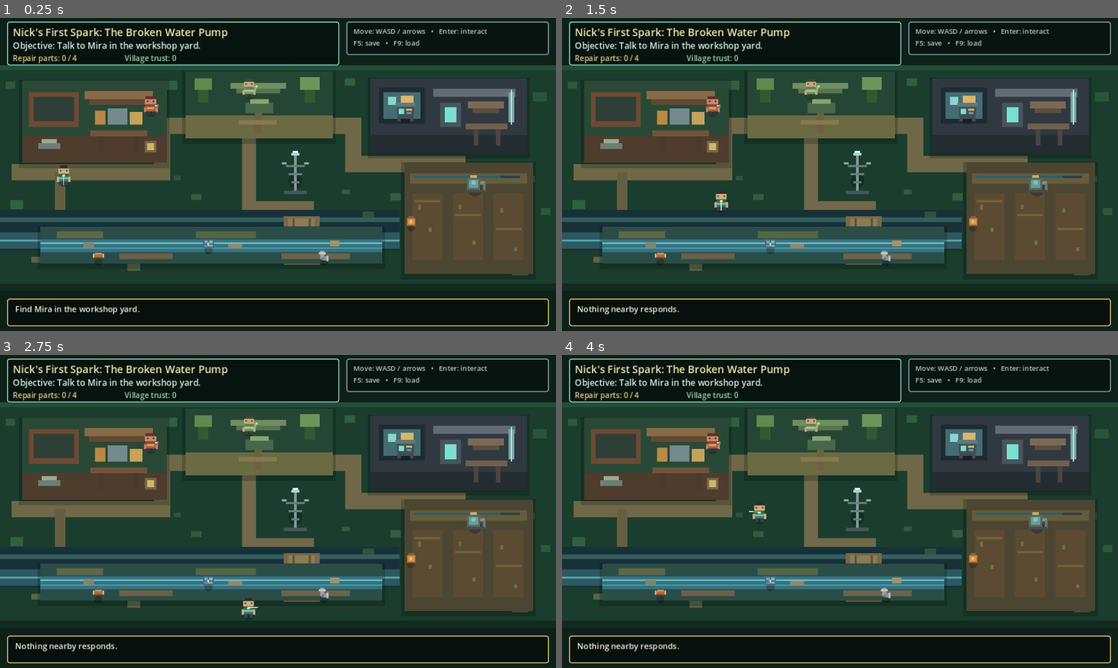
Above: before the commit, frames 1-4 (two rows, left to right).
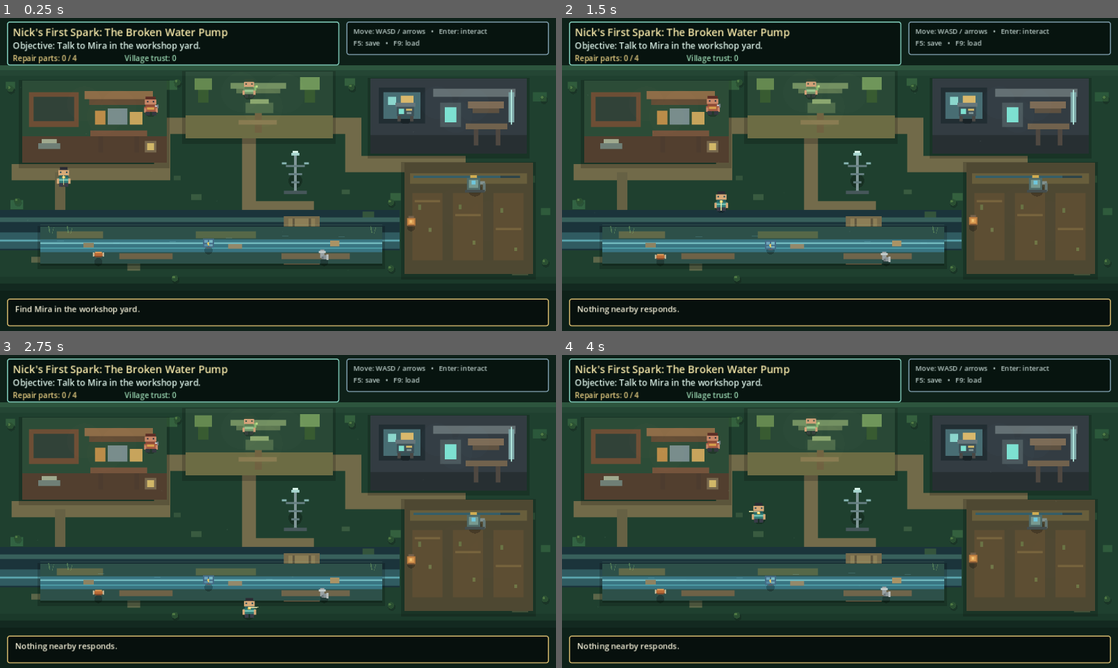
Above: after the commit, the same moments.

Repository: ndrorchestration/nick-luminous-valley
Game: Godot game, scene res://scenes/world/main.tscn
The game is run twice, just before and just after one commit, with the same random seed, the same clock (stepped at 60 frames per second) and the same inputs.
Inputs:
- Up to frame 1 (0.25 s): no input
- Up to frame 2 (1.5 s): tap Enter at 0.5, 0.6, 1.35 s; hold Right (ui_right) 0.53-1.28 s; tap Space at 0.77 s; hold Down (ui_down) from 1.28 s (still down)
- Up to frame 3 (2.75 s): tap Space at 1.52 s; release Down (ui_down) at 2.03 s; hold Right (ui_right) from 2.03 s (still down); tap Enter at 2.1 s
- Up to frame 4 (4 s): release Right (ui_right) at 2.78 s; hold Up (ui_up) 2.78-3.53 s; tap Enter at 2.85, 3.6 s; tap Space at 3.02, 3.77 s; hold Left (ui_left) from 3.53 s (still down)

The runs differ from the first frame. In frame 1, 0.4% of the frame differs, in the area x 1-98%, y 19-84%; in frame 2, 0.4%; in frame 3, 0.3%; in frame 4, 0.4%.

Commit message:
Add field motion, atmosphere, and lighting depth pass
Merge machine-verified motion, atmosphere, and lighting/environmental-depth v2 while preserving the separate human visual/play acceptance gate.

Diff:
--- a/scripts/world/world_renderer.gd
+++ b/scripts/world/world_renderer.gd
@@ -2,6 +2,8 @@
 
 const ASSET_MANIFEST_PATH := "res://data/visual_assets.json"
 const ASSET_CATALOG = preload("res://scripts/world/asset_catalog.gd")
+const MOTION_PROFILE_VERSION := 1
+const PRESENTATION_PROFILE_VERSION := 2
 
 var points: Array = []
 var inventory: Dictionary = {}
@@ -12,6 +14,7 @@
 var elapsed := 0.0
 var nearest_id := ""
 
+var motion_enabled := true
 var asset_manifest: Dictionary = {}
 var asset_textures: Dictionary = {}
 
@@ -55,12 +58,31 @@
 func _slot_texture(slot_id: String) -> Texture2D:
 	return asset_textures.get(slot_id, null)
 
-func _draw_slot(slot_id: String, center: Vector2, fallback_size: Vector2) -> bool:
+func _motion_phase(slot_id: String) -> float:
+	return deg_to_rad(float(abs(slot_id.hash()) % 360))
+
+func _motion_offset(slot_id: String, source_facing: Vector2, time_value: float) -> Vector2:
+	if not motion_enabled:
+		return Vector2.ZERO
+
+	var phase := _motion_phase(slot_id)
+	if slot_id == "player":
+		var direction := source_facing.normalized() if source_facing.length() > 0.001 else Vector2.DOWN
+		return direction * 1.5 + Vector2(0, sin(time_value * 8.0) * 1.4)
+	if slot_id in ["mira", "sora"]:
+		return Vector2(0, sin(time_value * 2.4 + phase) * 0.8)
+	if slot_id in ["wire", "solar", "pipe", "resin"]:
+		return Vector2(0, sin(time_value * 3.3 + phase) * 2.2)
+	if slot_id == "tower" and stage >= 5:
+		return Vector2(0, sin(time_value * 4.0) * 0.7)
+	return Vector2.ZERO
+
+func _draw_slot(slot_id: String, center: Vector2, fallback_size: Vector2, offset := Vector2.ZERO) -> bool:
 	var texture := _slot_texture(slot_id)
 	if texture == null:
 		return false
 	var size := ASSET_CATALOG.size_from_entry(_slot_entry(slot_id), fallback_size)
-	var rect := Rect2(center - size * 0.5, size)
+	var rect := Rect2(center + offset - size * 0.5, size)
 	draw_texture_rect(texture, rect, false)
 	return true
 
@@ -87,6 +109,73 @@
 
 func _draw_entity_shadow(pos: Vector2, radius: float) -> void:
 	draw_circle(pos + Vector2(0, 11), radius, Color(0, 0, 0, 0.24))
+
+func _draw_environment_depth() -> void:
+	# A deliberately shallow 2D lighting/dressing layer: enough to break up flat fields
+	# without changing collision, quest state, authored asset slots, or interaction geometry.
+	draw_rect(Rect2(0, 82, 960, 388), Color(0.96, 0.84, 0.56, 0.018), true)
+	draw_rect(Rect2(0, 82, 960, 18), Color(0.72, 0.92, 0.74, 0.035), true)
+	draw_rect(Rect2(0, 446, 960, 24), Color(0.0, 0.0, 0.0, 0.10), true)
+
+	# Localized dapple patches give each authored space a material identity without
+	# reading as a single geometric light disk in the fixed 960x540 composition.
+	for light_pos in [Vector2(146, 148), Vector2(180, 170), Vector2(205, 154)]:
+		draw_circle(light_pos, 30.0, Color(1.0, 0.72, 0.38, 0.012))
+	for light_pos in [Vector2(416, 128), Vector2(454, 154), Vector2(492, 130)]:
+		draw_circle(light_pos, 34.0, Color(0.84, 0.94, 0.58, 0.014))
+	for light_pos in [Vector2(754, 146), Vector2(787, 170), Vector2(817, 150)]:
+		draw_circle(light_pos, 28.0, Color(0.50, 0.90, 0.92, 0.013))
+	if world_changed:
+		for light_pos in [Vector2(786, 322), Vector2(824, 354), Vector2(862, 330)]:
+			draw_circle(light_pos, 38.0, Color(0.68, 1.0, 0.58, 0.018))
+	else:
+		for light_pos in [Vector2(792, 326), Vector2(842, 350)]:
+			draw_circle(light_pos, 34.0, Color(0.55, 0.45, 0.28, 0.010))
+
+	# Creek banks and small reeds create depth cues without adding collision.
+	draw_line(Vector2(70, 357), Vector2(660, 357), Color(0.58, 0.78, 0.60, 0.16), 2.0)
+	draw_line(Vector2(70, 426), Vector2(660, 426), Color(0.02, 0.08, 0.06, 0.36), 2.0)
+	var reed_xs: Array[float] = [86.0, 118.0, 642.0]
+	for reed_x in reed_xs:
+		draw_line(Vector2(reed_x, 371), Vector2(reed_x - 2.0, 359), Color(0.48, 0.68, 0.42, 0.42), 2.0)
+		draw_line(Vector2(reed_x + 4.0, 372), Vector2(reed_x + 7.0, 361), Color(0.56, 0.74, 0.46, 0.34), 1.0)
+
+	# Boundary foliage softens the rectangular authored zones and helps the field read as one place.
+	var shrubs: Array[Vector2] = [
+		Vector2(18, 122), Vector2(306, 111), Vector2(607, 119), Vector2(938, 139),
+		Vector2(30, 316), Vector2(675, 318), Vector2(675, 432), Vector2(941, 421),
+		Vector2(302, 449)
+	]
+	for shrub_pos in shrubs:
+		draw_circle(shrub_pos + Vector2(1.5, 3.0), 6.5, Color(0.0, 0.0, 0.0, 0.16))
+		draw_circle(shrub_pos, 5.6, Color(0.17, 0.32, 0.20, 0.92))
+		draw_circle(shrub_pos + Vector2(-2.0, -2.0), 2.2, Color(0.38, 0.55, 0.30, 0.65))
+
+func _draw_atmosphere() -> void:
+	if not motion_enabled:
+		return
+
+	for i in range(9):
+		var mote_x := 34.0 + fposmod(float(i * 113) + elapsed * 7.0, 892.0)
+		var mote_y := 116.0 + fposmod(float(i * 67) + sin(elapsed * 0.8 + float(i)) * 18.0, 320.0)
+		var mote_alpha := 0.025 + 0.025 * (0.5 + 0.5 * sin(elapsed * 1.7 + float(i)))
+		draw_circle(Vector2(mote_x, mote_y), 1.2, Color(0.82, 0.96, 0.84, mote_alpha))
+
+	for i in range(6):
+		var glint_x := 92.0 + fposmod(float(i * 97) + elapsed * 28.0, 540.0)
+		var glint_y := 382.0 + sin(elapsed * 2.0 + float(i)) * 6.0
+		draw_line(Vector2(glint_x, glint_y), Vector2(glint_x + 11.0, glint_y), Color(0.55, 0.90, 0.96, 0.16), 1.0)
+
+	if world_changed:
+		for i in range(8):
+			var garden_x := 716.0 + fposmod(float(i * 31) + elapsed * 10.0, 184.0)
+			var garden_y := 300.0 + fposmod(float(i * 47) - elapsed * 8.0, 116.0)
+			var pulse := 0.08 + 0.07 * (0.5 + 0.5 * sin(elapsed * 2.3 + float(i)))
+			draw_circle(Vector2(garden_x, garden_y), 1.6, Color(0.72, 1.0, 0.66, pulse))
+
+	if stage >= 5:
+		var sweep := 455.0 + fposmod(elapsed * 46.0, 110.0)
+		draw_line(Vector2(sweep, 112), Vector2(sweep + 18.0, 112), Color(0.68, 0.98, 1.0, 0.12), 1.0)
 
 func _draw() -> void:
 	draw_rect(Rect2(0, 0, 960, 540), Color("0e2119"))
@@ -124,6 +213,10 @@
 		var water_color := Color("6fc7dd") if world_changed else Color("315c68")
 		draw_line(Vector2(720, 286), Vector2(900, 286), water_color, 5.0 if world_changed else 2.0)
 
+	_draw_environment_depth()
+
+	_draw_atmosphere()
+
 	if world_changed:
 		var shimmer := 3.0 + sin(elapsed * 5.0) * 1.5
 		draw_circle(Vector2(820, 285), 21.0 + shimmer, Color(0.3, 0.75, 0.85, 0.10))
@@ -148,7 +241,8 @@
 		if nearest_id == point_id:
 			draw_circle(point.pos, 24.0 + sin(elapsed * 6.0), Color(0.78, 1.0, 0.9, 0.10))
 
-		var used_asset := _draw_slot(point_id, point.pos, Vector2(32, 32))
+		var point_offset := _motion_offset(point_id, Vector2.ZERO, elapsed)
+		var used_asset := _draw_slot(point_id, point.pos, Vector2(32, 32), point_offset)
 		if used_asset:
 			continue
 
@@ -159,9 +253,10 @@
 			color = Color("e7cb70")
 		elif point.kind == "station":
 			color = Color("88b6e6")
-		draw_circle(point.pos, 10.0, color)
+		draw_circle(point.pos + point_offset, 10.0, color)
 
 	_draw_entity_shadow(player_position, 11.0)
-	if not _draw_slot("player", player_position, Vector2(42, 42)):
-		draw_circle(player_position, 12.0, Color("f4d66e"))
+	var player_offset := _motion_offset("player", facing, elapsed)
+	if not _draw_slot("player", player_position, Vector2(42, 42), player_offset):
+		draw_circle(player_position + player_offset, 12.0, Color("f4d66e"))
 	draw_line(player_position + Vector2(0, 1), player_position + facing * 18.0, Color(1.0, 0.96, 0.70, 0.72), 2.0)
--- a/tests/vertical_slice_smoke.gd
+++ b/tests/vertical_slice_smoke.gd
@@ -23,10 +23,22 @@
 	_check(world.hud != null, "HUD must be composed as a dedicated runtime component.")
 	_check(world.hud.hint_panel != null, "HUD must expose a dedicated interaction prompt panel.")
 	_check(world.world_renderer != null, "World renderer must be composed as a dedicated runtime component.")
+	_check(world.world_renderer.MOTION_PROFILE_VERSION == 1, "Field motion profile version must be 1.")
+	_check(world.world_renderer.PRESENTATION_PROFILE_VERSION == 2, "Presentation profile version must be 2.")
+	_check(world.world_renderer.motion_enabled == true, "Field motion must default to enabled.")
 	_check(int(world.world_renderer.asset_manifest.get("schema_version", 0)) == 1, "Visual asset manifest schema version must be 1.")
 	_check(world.world_renderer.asset_textures.size() == 17, "Visual remediation pass must load all seventeen visual slots.")
 	for slot_id in ["world_base","player","mira","sora","wire","solar","pipe","resin","lab","pump","tower","zone_workshop","zone_green","zone_lab","zone_creek","garden_before","garden_after"]:
 		_check(world.world_renderer.asset_textures.has(slot_id), "Authored visual slot must load: %s" % slot_id)
+
+	var player_motion_a: Vector2 = world.world_renderer._motion_offset("player", Vector2.RIGHT, 0.0)
+	var player_motion_b: Vector2 = world.world_renderer._motion_offset("player", Vector2.RIGHT, 0.25)
+	_check(not player_motion_a.is_equal_approx(player_motion_b), "Player field motion must vary over time.")
+	_check(player_motion_a.x > 0.0, "Player field motion must preserve facing-direction bias.")
+	var pickup_motion_a: Vector2 = world.world_renderer._motion_offset("wire", Vector2.ZERO, 0.0)
+	var pickup_motion_b: Vector2 = world.world_renderer._motion_offset("wire", Vector2.ZERO, 0.5)
+	_check(not pickup_motion_a.is_equal_approx(pickup_motion_b), "Pickup field motion must vary over time.")
+
 	_check(world.points.size() == 9, "Content model must load nine interaction points.")
 	_check(world.stage == 0, "Initial quest stage must be 0.")
 	_check(world.inventory.size() == 0, "Initial inventory must be empty.")
Not shown, changed: docs/roadmap.md
Not shown, changed: docs/verification.md
Not shown, changed: docs/visual-direction.md
